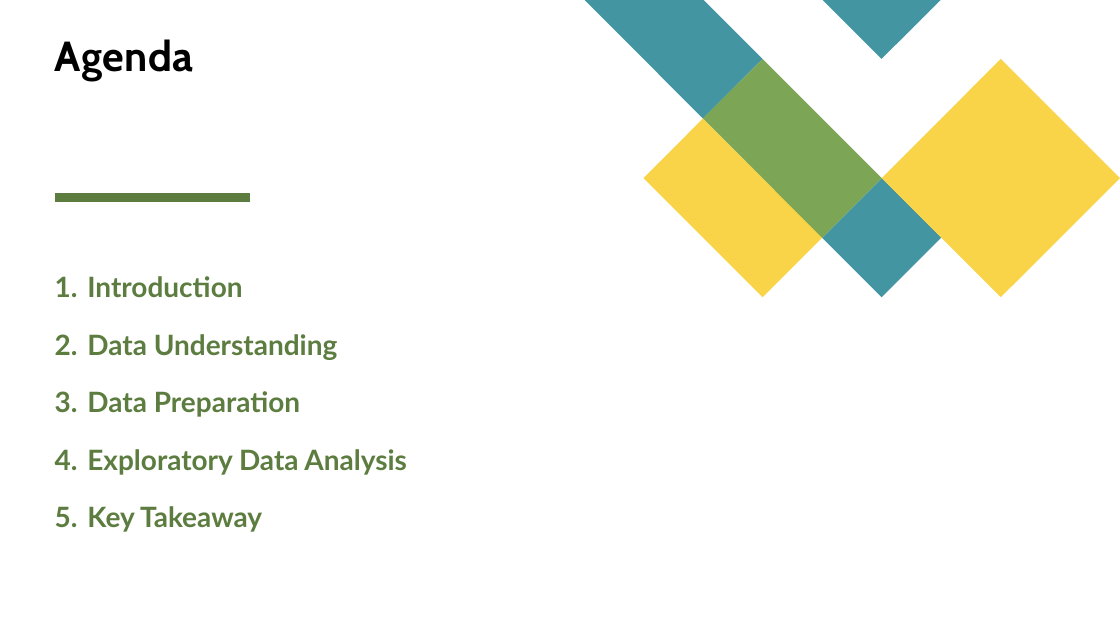
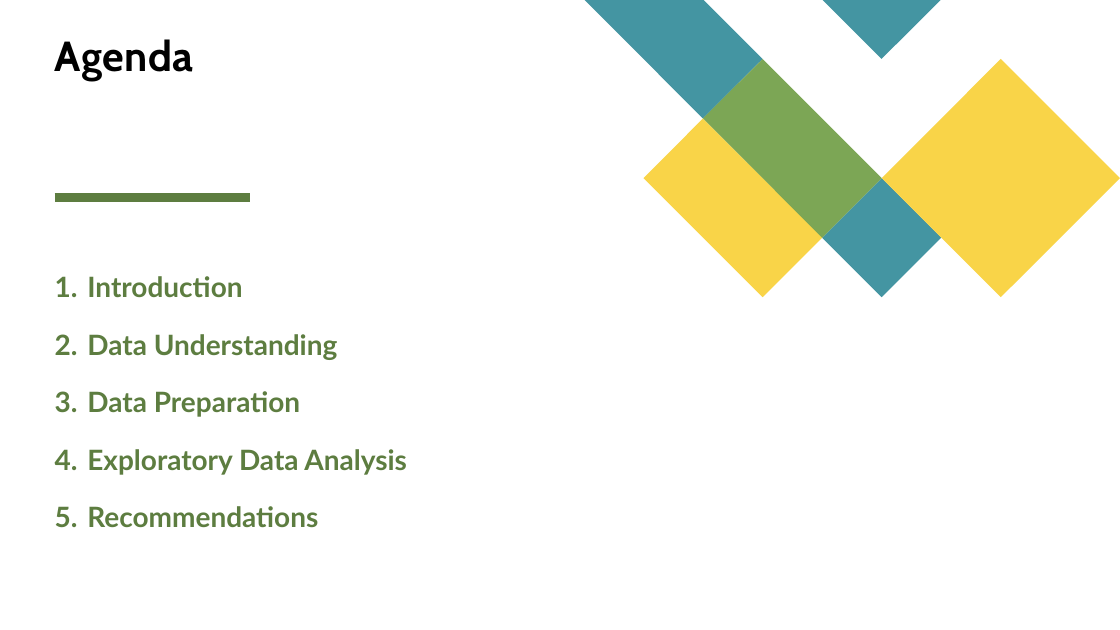
Before and after one commit to uvarajthulasiram/LendingClubCaseStudy, a slide deck: slide 2 of UvarajThulasiram.pptx. Drawn at 1120x630 pixels with LibreOffice and Linux fonts; fonts in the diff are those of the drawing. Boxes give left, top, right and bottom in pixels: in the first picture for what was removed or moved away, otherwise in the second. Text is boxed around its words. In the diff, an @@ line names an element or a change of style, - is before the commit and + after.

```diff
--- a/UvarajThulasiram.pptx
+++ b/UvarajThulasiram.pptx
@@ text at [87, 506, 318, 527]: text changed @@
-5. Key Takeaway
+5. Recommendations
```
Also in this commit, not shown: 3 other slides changed, 2 other files.
